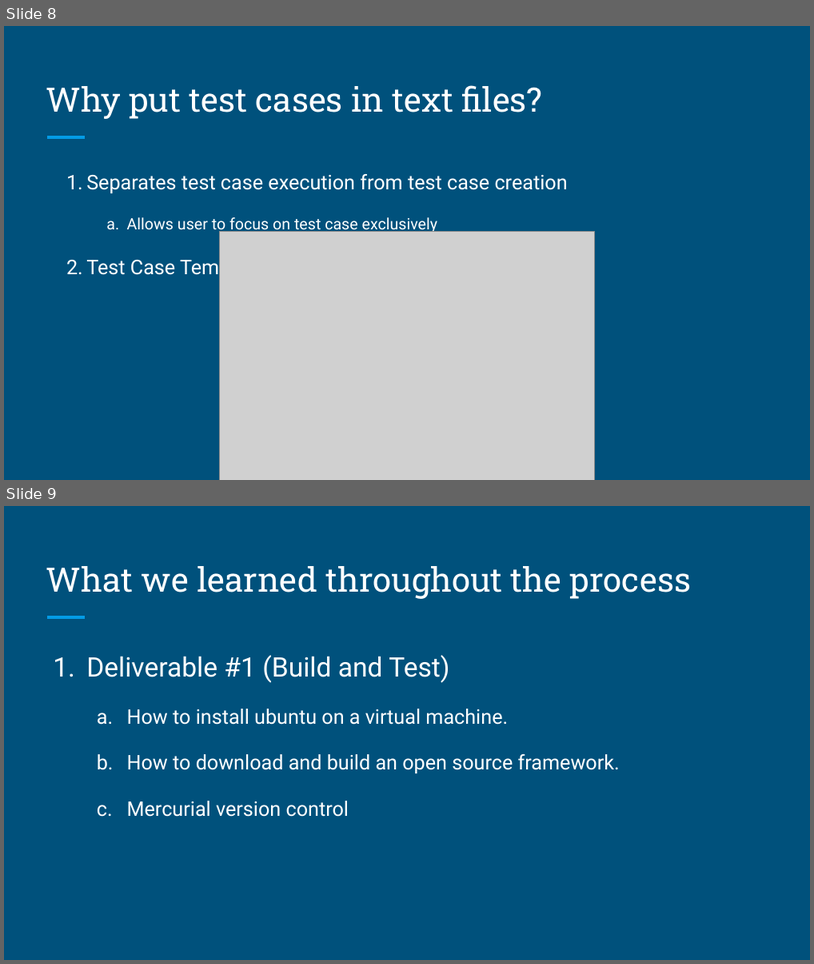
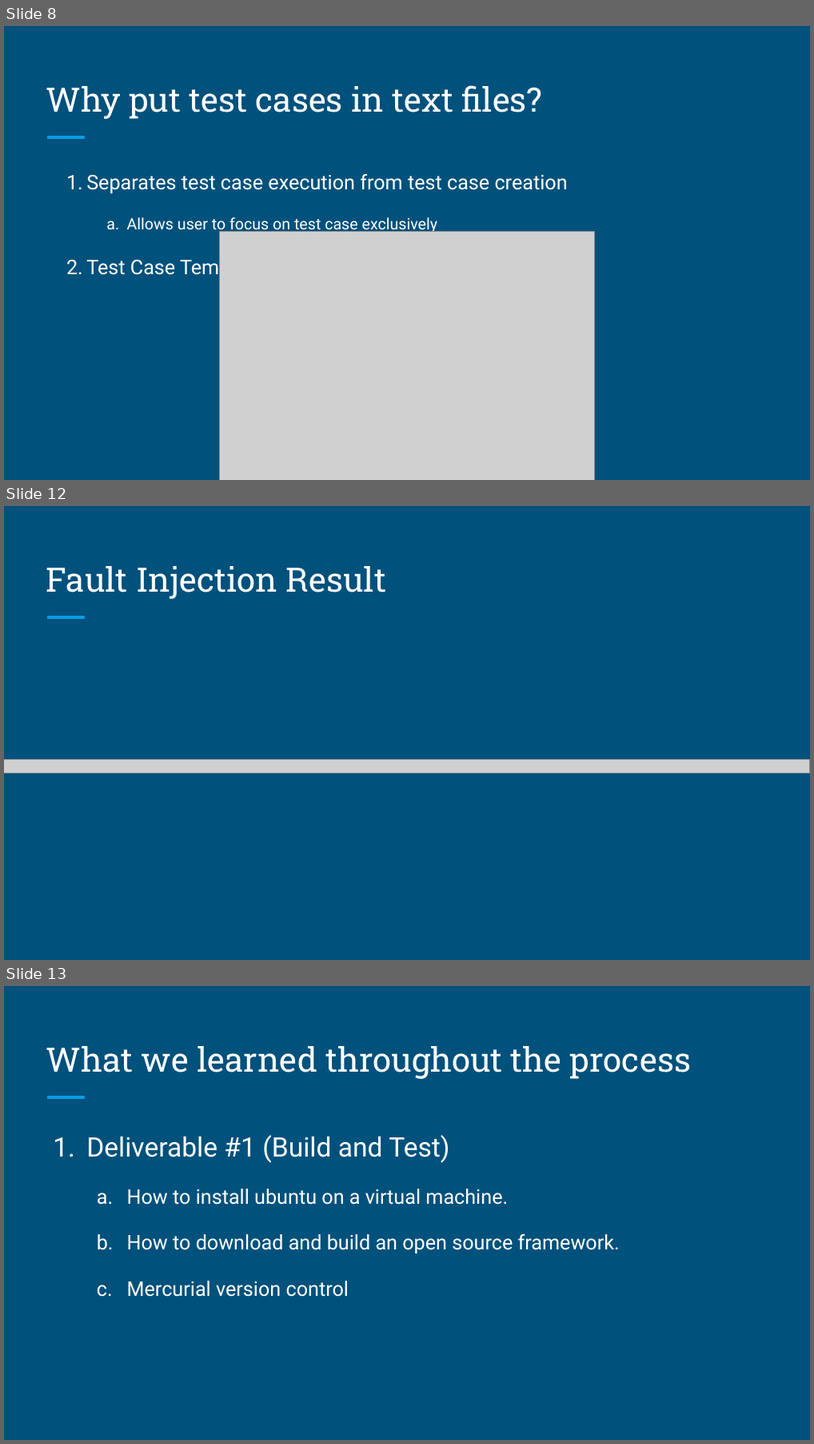
Before and after one commit to CSCI-362-02-2015/Team6, a slide deck: TestAutomation/reports/Team 6 Final Presentation.pptx. Shown one above the other, each under a label of ours: slides 8 and 9 before the commit, slides 8, 12 and 13 after it; the slides between them are not shown. The pictures are 814x964 and 814x1444 pixels, drawn with LibreOffice and Linux fonts; fonts in the diff are those of the drawing; grey boxes stand for pictures. Boxes give left, top, right and bottom in pixels: in the first picture for what was removed or moved away, otherwise in the second. Text is boxed around its words. In the diff, an @@ line names an element or a change of style, - is before the commit and + after.

```diff
--- a/TestAutomation/reports/Team 6 Final Presentation.pptx
+++ b/TestAutomation/reports/Team 6 Final Presentation.pptx
@@ slide 12 added at [4,506,810,960], background #00517C; not listed: 1 template element that a slide beside it also shows @@
@@ title added at [46,566,386,599], 30 pt, text #FFFFFF @@
+Fault Injection Result
@@ picture added at [4,760,810,773] @@
@@ what was slide 9 is now slide 13 @@
```
Also in this commit, not shown: 3 other slides added.
